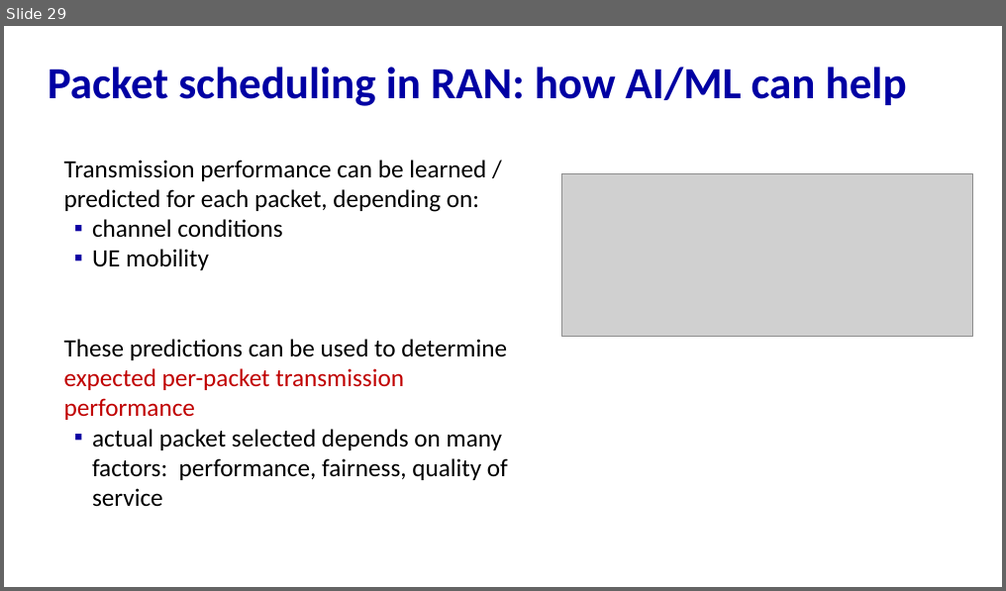
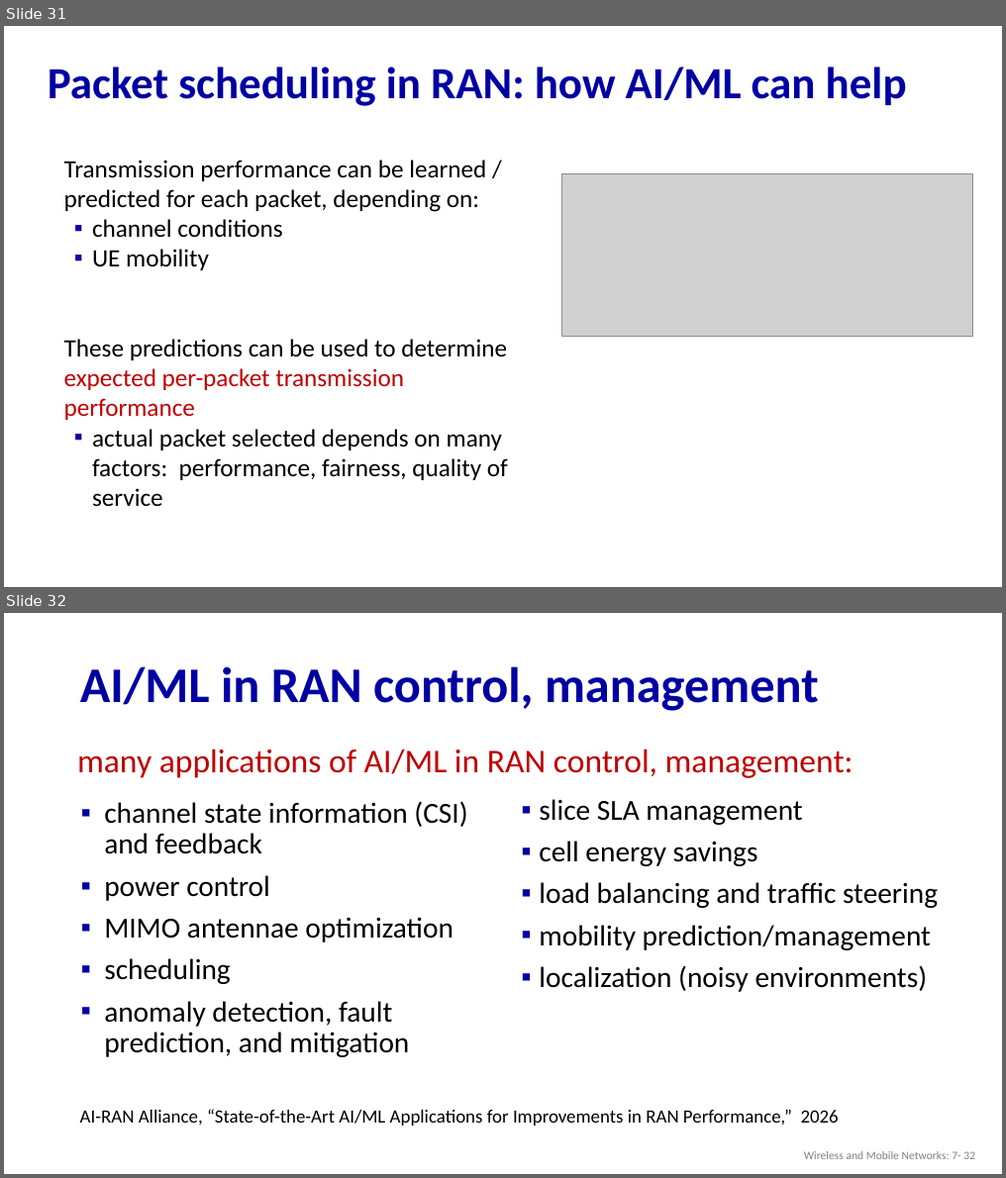
Before and after one commit to REU-AI-EDGE-OSU/REU-AI-EDGE-OSU.github.io, a slide deck: resources/Week3a.pptx. Shown one above the other, each under a label of ours: slide 29 before the commit, slides 31 and 32 after it. The pictures are 1006x591 and 1006x1178 pixels, drawn with LibreOffice and Linux fonts; fonts in the diff are those of the drawing; grey boxes stand for pictures. Boxes give left, top, right and bottom in pixels: in the first picture for what was removed or moved away, otherwise in the second. Text is boxed around its words. In the diff, an @@ line names an element or a change of style, - is before the commit and + after.

```diff
--- a/resources/Week3a.pptx
+++ b/resources/Week3a.pptx
@@ slide 32 added at (4,613,1002,1174), background #FFFFFF @@
@@ title added at (80,666,819,711), 48 pt, text #0000A3, bold @@
+AI/ML in RAN control, management
@@ text added at (77,749,853,778), 32 pt, text #C00000 @@
+many applications of AI/ML in RAN control, management:
@@ text added at (104,801,467,1058), 28 pt, text #000000 @@
+▪ channel state information (CSI) and feedback
+▪ power control
+▪ MIMO antennae optimization
+▪ scheduling
+▪ anomaly detection, fault prediction, and mitigation
@@ text added at (539,799,938,992), 28 pt, text #000000 @@
+▪ slice SLA management
+▪ cell energy savings
+▪ load balancing and traffic steering
+▪ mobility prediction/management
+▪ localization (noisy environments)
@@ text added at (80,1109,839,1126), 18 pt, text #000000 @@
+AI-RAN Alliance, “State-of-the-Art AI/ML Applications for Improvements in RAN Performance,” 2026
@@ text added at (804,1152,975,1159), 11 pt, text #808080 @@
+Wireless and Mobile Networks: 7- 32
@@ what was slide 29 is now slide 31 @@
```
Also in this commit, not shown: 1 slide changed, 2 other slides added, 1 other file.
